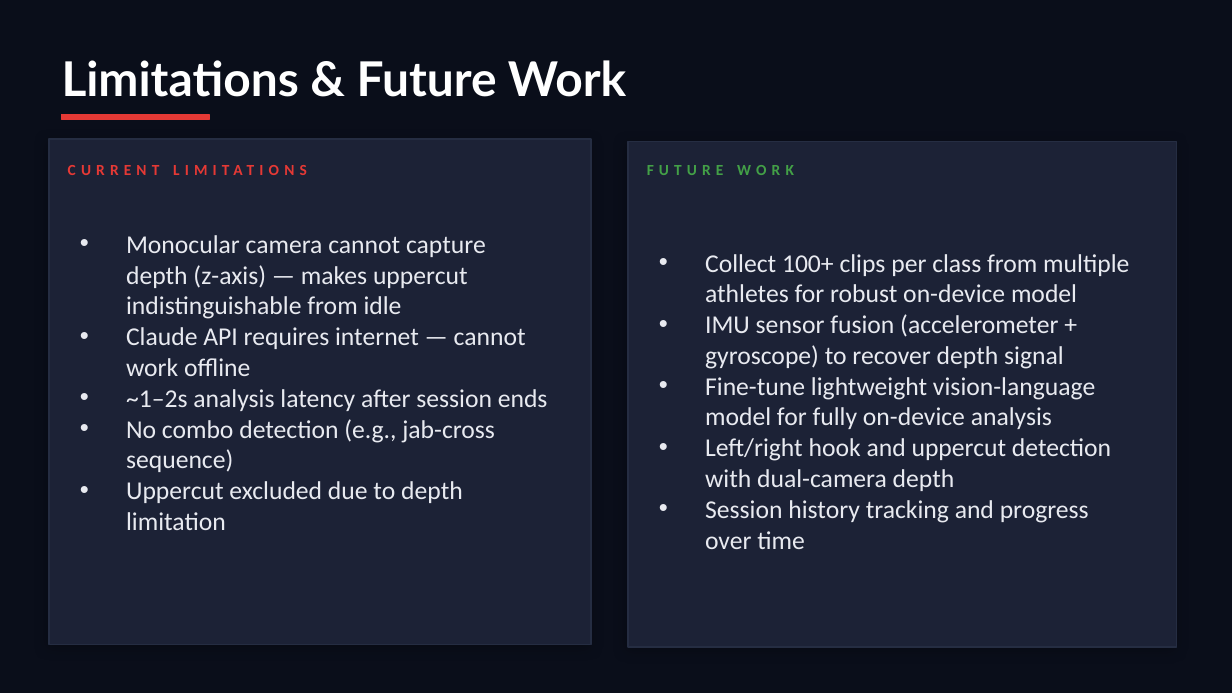
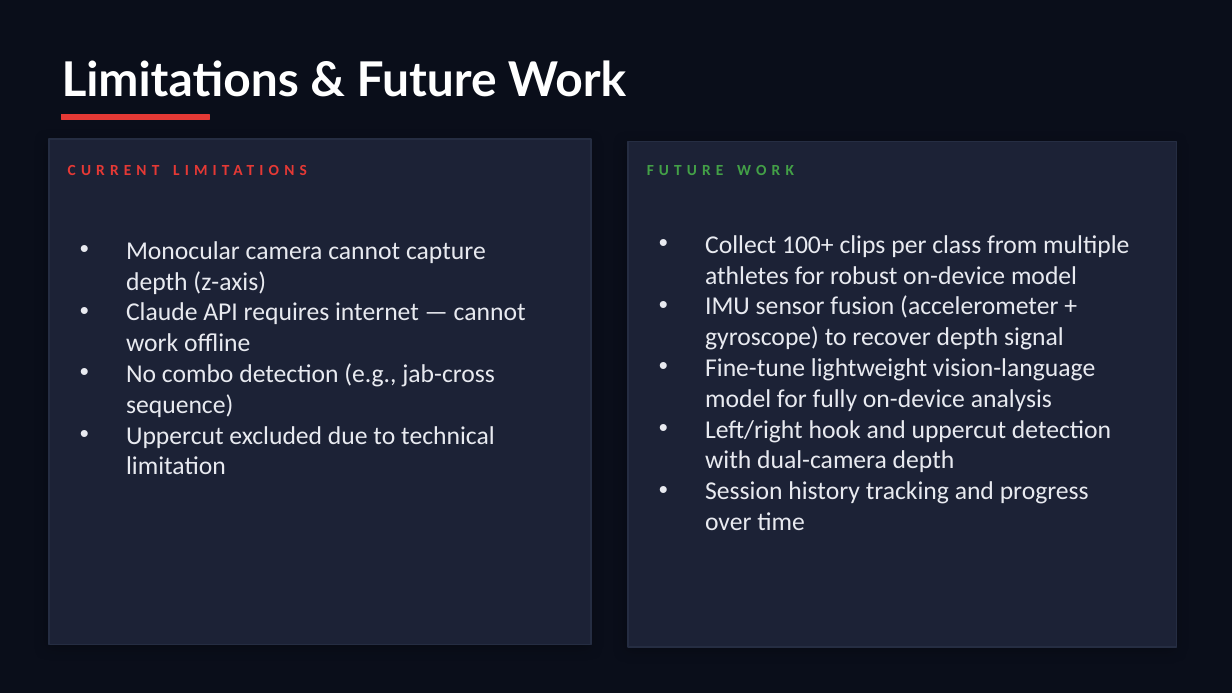
Before and after one commit to buugiiman/boxing-coach, a slide deck: slide 12 of ppt/boxing_coach.pptx (slide 11 before the commit). Drawn at 1232x693 pixels with LibreOffice and Linux fonts; fonts in the diff are those of the drawing. Boxes give left, top, right and bottom in pixels: in the first picture for what was removed or moved away, otherwise in the second. Text is boxed around its words. In the diff, an @@ line names an element or a change of style, - is before the commit and + after.

Commit message:
Fix Slides

```diff
--- a/ppt/boxing_coach.pptx
+++ b/ppt/boxing_coach.pptx
@@ text "Collect 100+ clips per class ...": place and size @@
-text "Collect 100+ clips per class ..." at <box>705,254,1129,549</box>
+text "Collect 100+ clips per class ..." at <box>705,235,1129,530</box>
@@ text at <box>126,241,486,294</box>: text changed @@
-• Monocular camera cannot capture depth (z-axis) — makes uppercut indistinguishable from idle
+• Monocular camera cannot capture depth (z-axis)
@@ text at <box>126,389,548,411</box>: paragraph removed @@
-• ~1–2s analysis latency after session ends
@@ text at <box>126,426,495,474</box>: text changed @@
-• Uppercut excluded due to depth limitation
+• Uppercut excluded due to technical limitation
```
Also in this commit, not shown: 7 other slides changed, 4 slides added, 2 slides removed.
